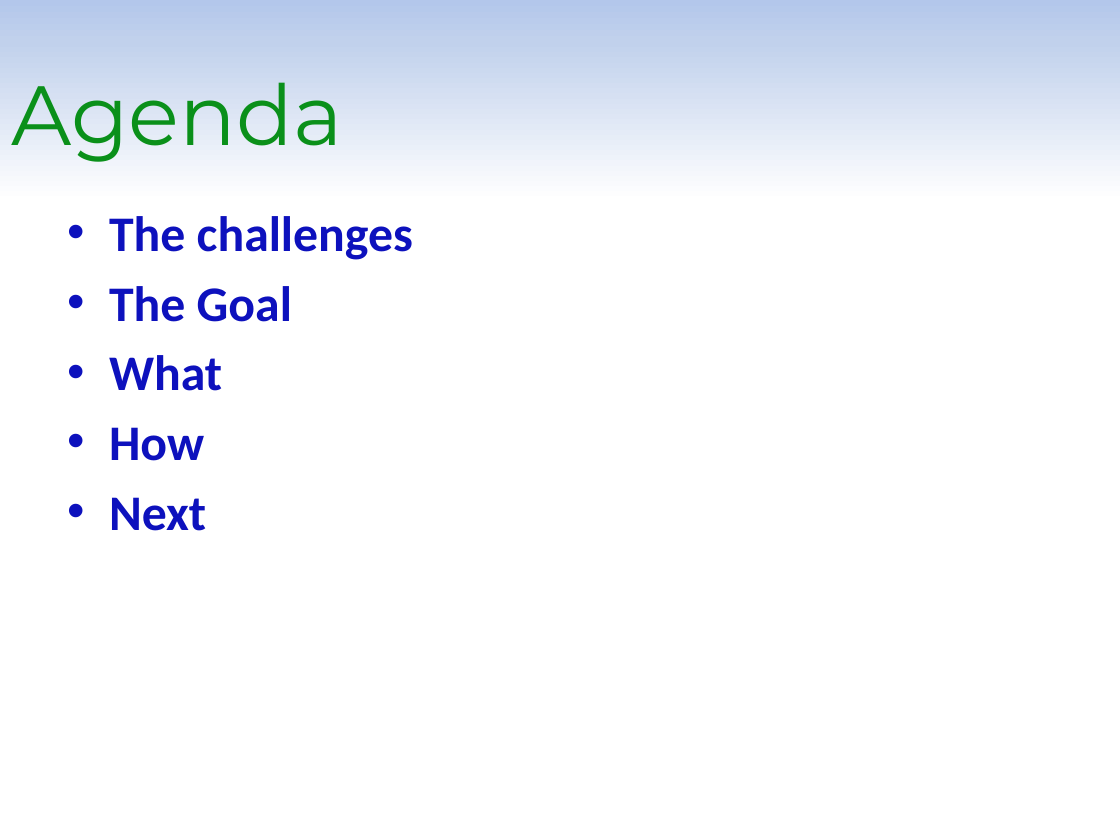
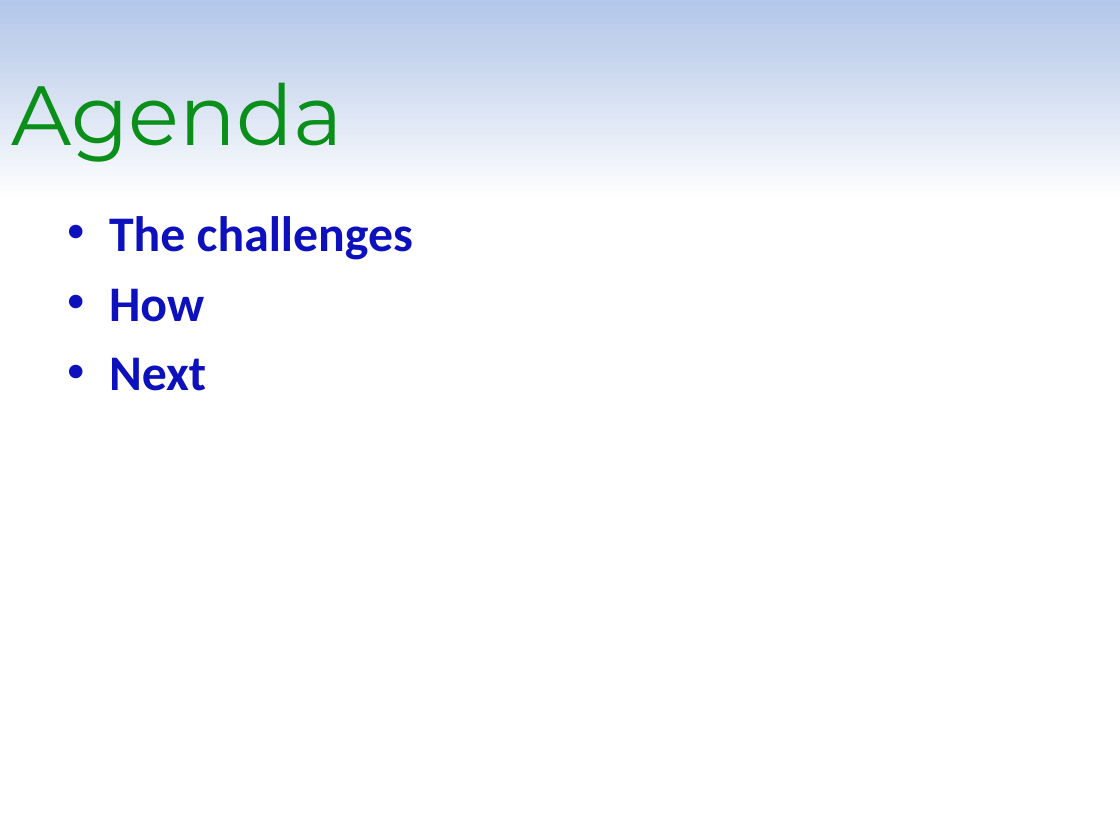
Before and after one commit to Jiangtang/SESUG, a slide deck: slide 5 of 2015/PA102.pptx. Drawn at 1120x840 pixels with LibreOffice and Linux fonts; fonts in the diff are those of the drawing; background and template pictures are left out. Boxes give left, top, right and bottom in pixels: in the first picture for what was removed or moved away, otherwise in the second. Text is boxed around its words. In the diff, an @@ line names an element or a change of style, - is before the commit and + after.

```diff
--- a/2015/PA102.pptx
+++ b/2015/PA102.pptx
@@ text at (x1=109, y1=286, x2=292, y2=391): paragraphs removed @@
-• The Goal
-• What
```
Also in this commit, not shown: 7 other slides changed, 7 slides added, 2 other files.
